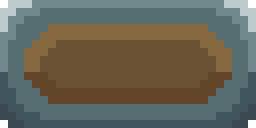
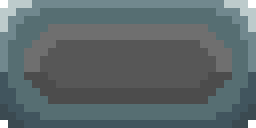
Layered file, before and after one edit (256x128). Changes by layer:
added layer "DisabledBackground" above "Background" over left=24, top=24, right=232, bottom=104
hid "Background" over left=24, top=24, right=232, bottom=104
